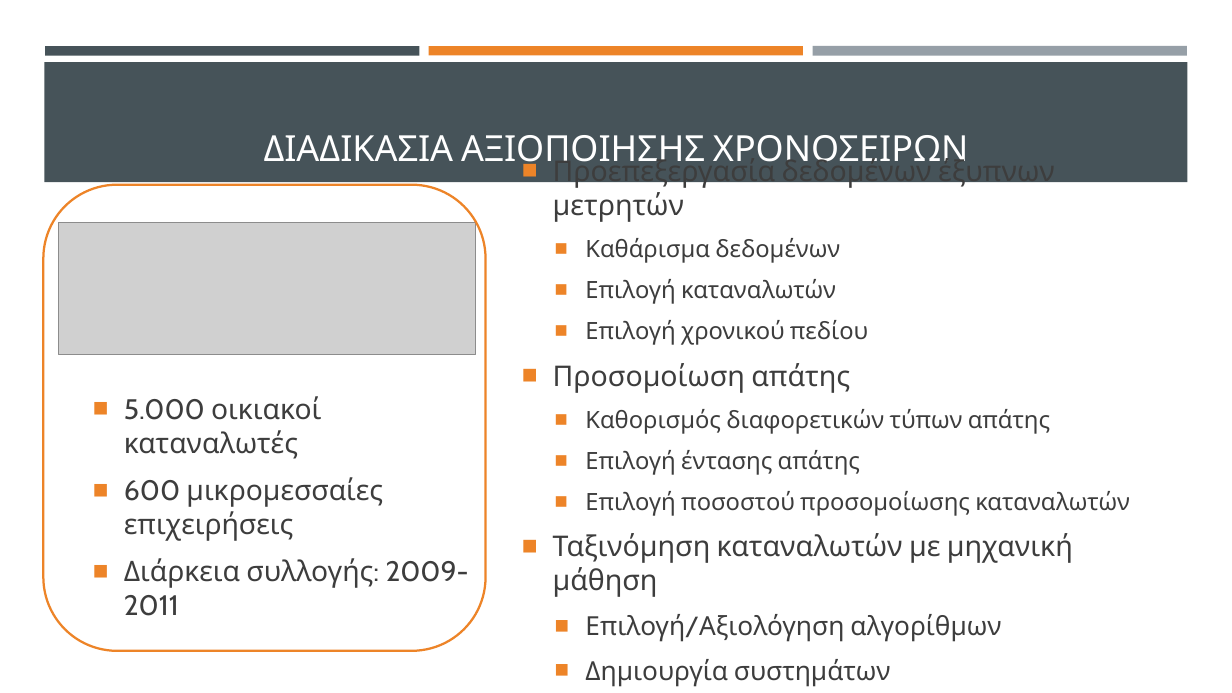
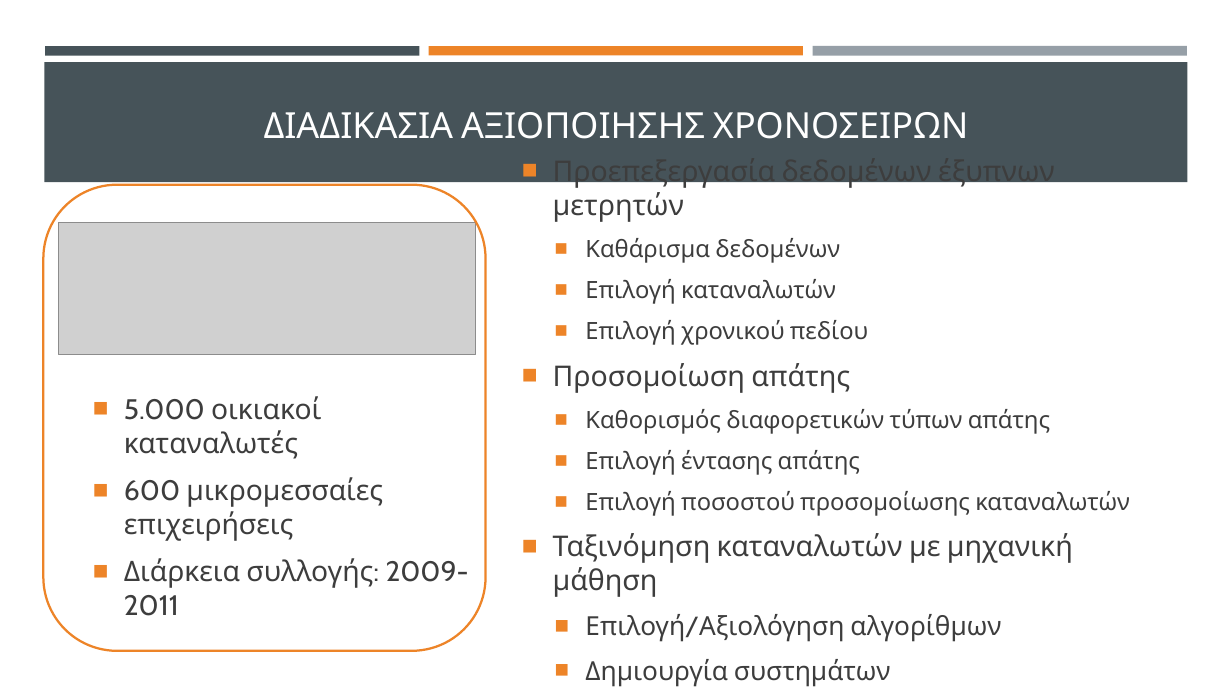
Before and after one commit to thanmitsel/Theft-detection, a slide deck: slide 3 of LateX/Presentation/Copy-Ανιχνευση μη τεχνικων απωλειων με συστηματα μηχανικης μαθησης.pptx. Drawn at 1232x693 pixels with LibreOffice and Linux fonts; fonts in the diff are those of the drawing; grey boxes stand for pictures. Boxes give left, top, right and bottom in pixels: in the first picture for what was removed or moved away, otherwise in the second. Text is boxed around its words. In the diff, an @@ line names an element or a change of style, - is before the commit and + after.

```diff
--- a/LateX/Presentation/Copy-Ανιχνευση μη τεχνικων απωλειων με συστηματα μηχανικης μαθησης.pptx
+++ b/LateX/Presentation/Copy-Ανιχνευση μη τεχνικων απωλειων με συστηματα μηχανικης μαθησης.pptx
@@ title "ΔΙΑΔΙΚΑΣΙΑ ΑΞΙΟΠΟΙΗΣΗΣ ΧΡΟΝΟΣΕΙΡΩΝ" rewrapped from bbox=[264, 135, 969, 171] to bbox=[264, 112, 969, 139] @@
```
Also in this commit, not shown: 9 other slides changed, 3 other files.
